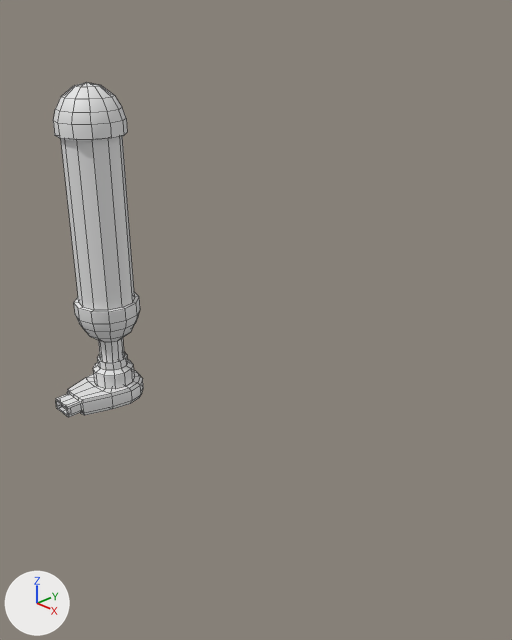
The Blender file Modelos/Blends/Consumiveis.blend: old version first, new version second.
One viewpoint serves both versions: a 50 mm camera at (0.423, -0.279, 0.678) aimed at (0.133, -0.002, 0.499). Arrows for +X, +Y and +Z are at lower left; the lights stay in place. Mesh edges are drawn as thin lines.
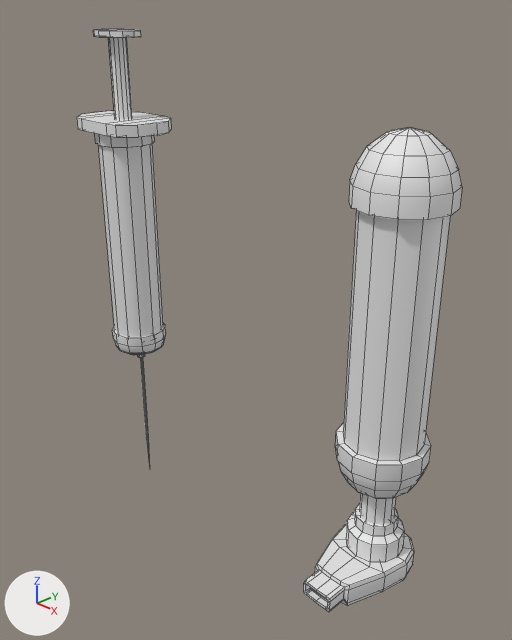
Commit message: consumível vida

Changed parts and their boxes [x1, y1, x2, y2] in the pictures (512 x 640 px):
'Sphere', moved: before [53, 82, 143, 417]; after [304, 127, 462, 612]
'Vida', added: after [77, 29, 171, 469]

Patch to the scene script:
```diff
--- a/Modelos/Blends/Consumiveis.blend.py
+++ b/Modelos/Blends/Consumiveis.blend.py
@@ me_cylinder @@
+me_cylinder.from_pydata(...)  # 274 vertices, 304 faces; spans x -0.038..0.038, y -0.024..0.024, z 0.316..0.661
+me_cylinder.polygons.foreach_set('use_smooth', [True] * 304)
@@ ob_sphere @@
 ob_sphere = bpy.data.objects.new('Sphere', me_sphere)
-ob_sphere.location = (0.0, 0.0, 0.0)
+ob_sphere.location = (0.25, 0.0, 0.0)
@@ ob_vida @@
+ob_vida = bpy.data.objects.new('Vida', me_cylinder)
+ob_vida.location = (0.0, 0.0, 0.0)
```
